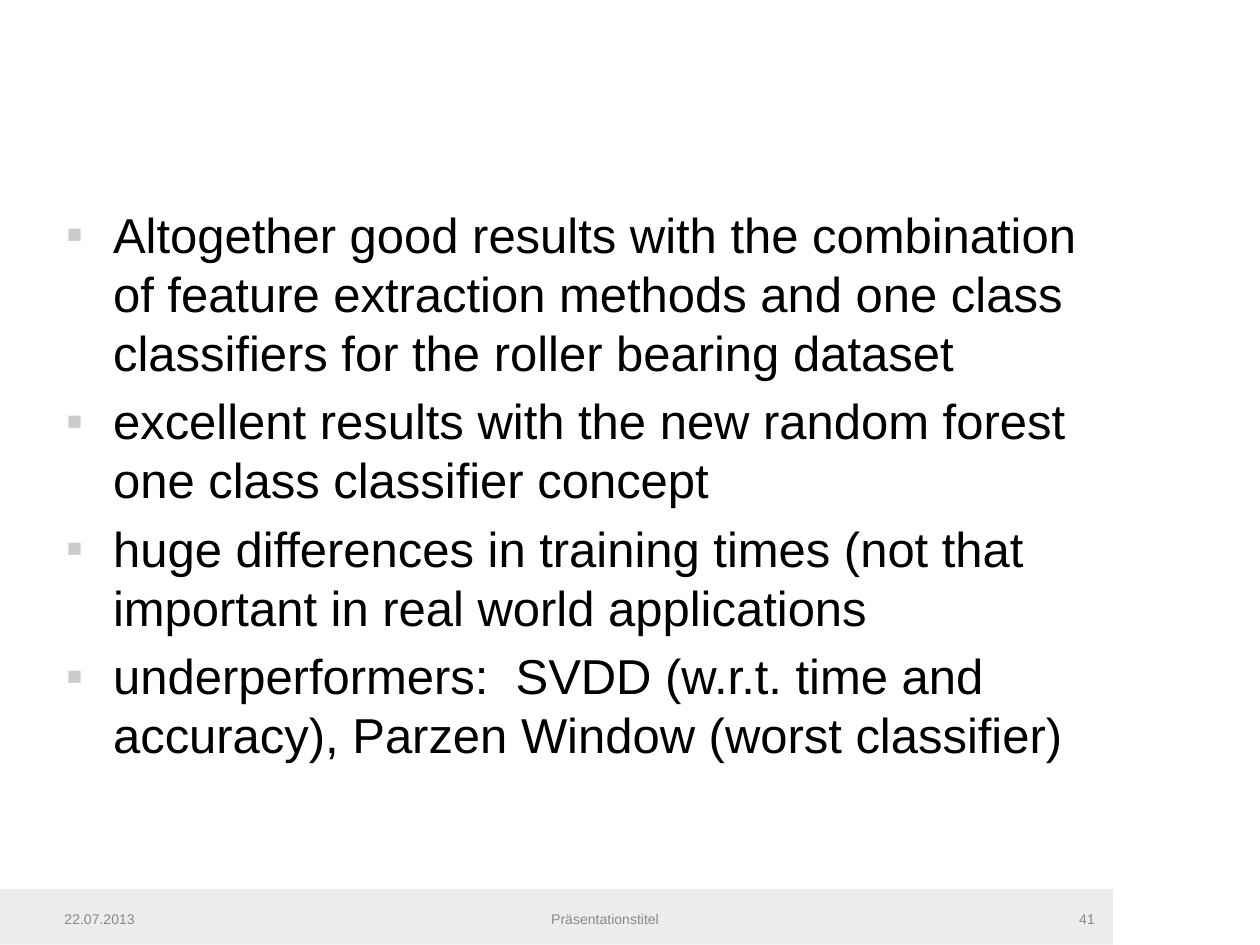
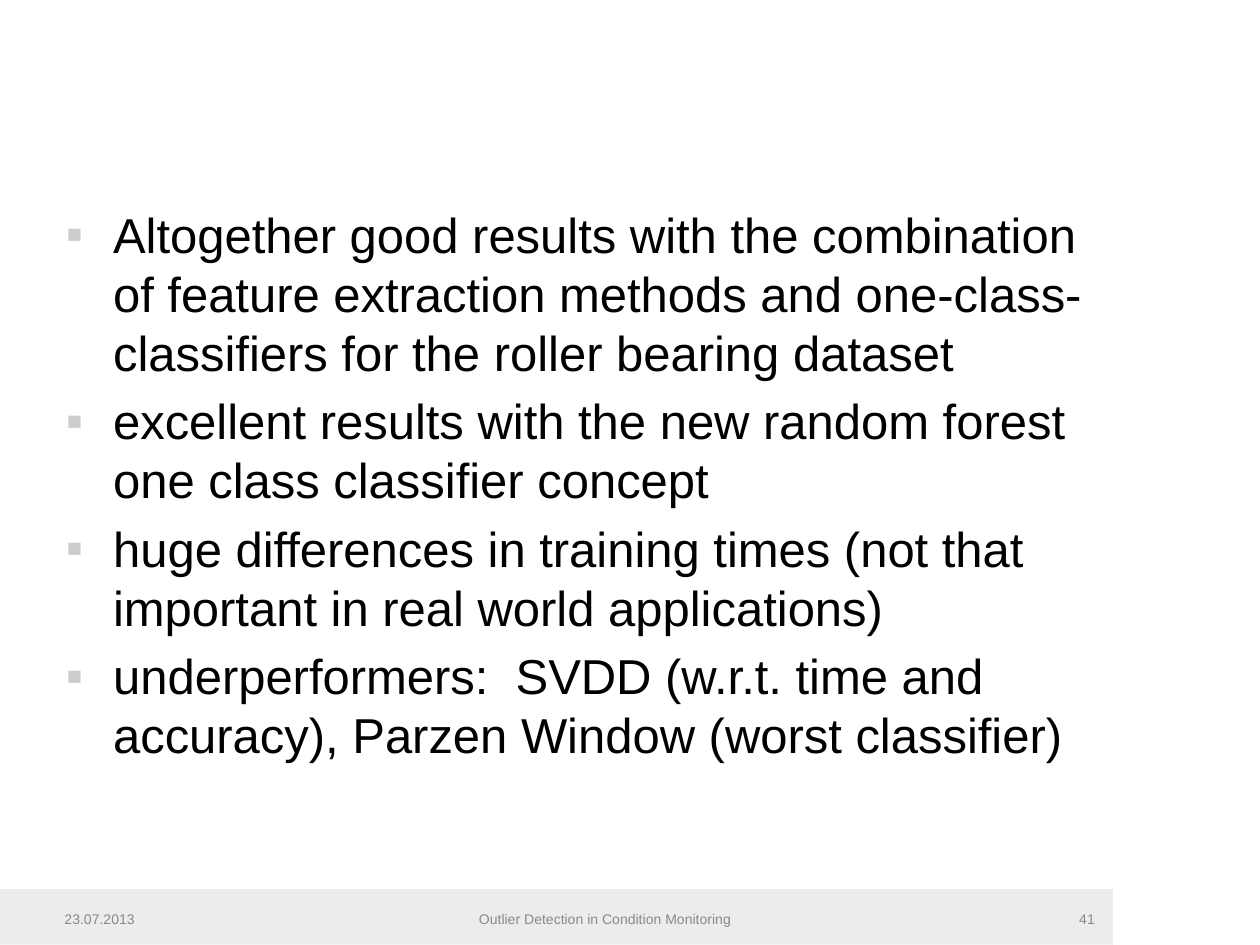
Before and after one commit to fera0013/MasterThesis, a slide deck: slide 41 of Documentation/SemiSupervisedMethodsInConditionMonitoring2.pptx. Drawn at 1260x945 pixels with LibreOffice and Linux fonts; fonts in the diff are those of the drawing; background and template pictures are left out. Boxes give left, top, right and bottom in pixels: in the first picture for what was removed or moved away, otherwise in the second. Text is boxed around its words. In the diff, an @@ line names an element or a change of style, - is before the commit and + after.

Commit message:
Outlier Detection in Condition Monitoring Presentation

```diff
--- a/Documentation/SemiSupervisedMethodsInConditionMonitoring2.pptx
+++ b/Documentation/SemiSupervisedMethodsInConditionMonitoring2.pptx
@@ text at (113, 217, 1082, 381): text changed @@
-▪ Altogether good results with the combination of feature extraction methods and one class classifiers for the roller bearing dataset
+▪ Altogether good results with the combination of feature extraction methods and one-class- classifiers for the roller bearing dataset
@@ text at (113, 531, 1024, 636): text changed @@
-▪ huge differences in training times (not that important in real world applications
+▪ huge differences in training times (not that important in real world applications)
@@ text at (64, 914, 134, 924): text changed @@
-22.07.2013
+23.07.2013
@@ text at (479, 914, 731, 927): text changed @@
-Präsentationstitel
+Outlier Detection in Condition Monitoring
```
Also in this commit, not shown: 41 other slides changed.
